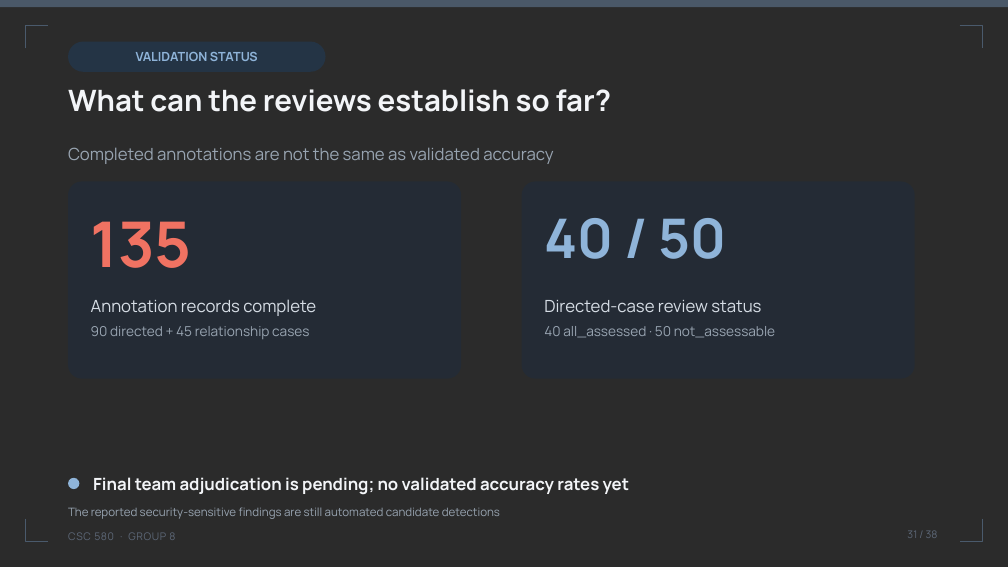
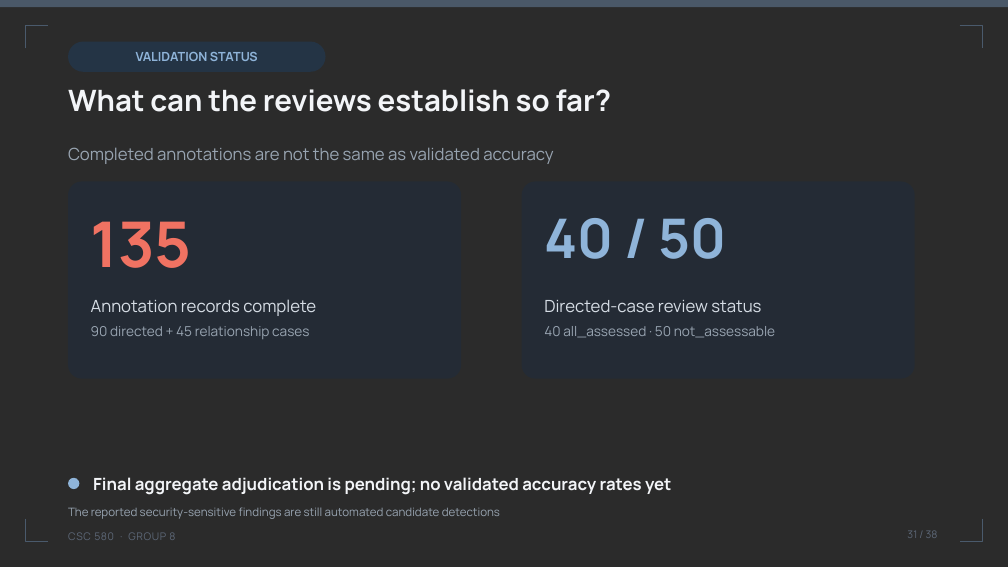
Before and after one commit to umdnp/csc580-project8, a slide deck: slide 31 of docs/group8_final_presentation.pptx. Drawn at 1008x567 pixels with LibreOffice and Linux fonts; fonts in the diff are those of the drawing; background and template pictures are left out; a plain dark background stands for a picture behind light text. Boxes give left, top, right and bottom in pixels: in the first picture for what was removed or moved away, otherwise in the second. Text is boxed around its words. In the diff, an @@ line names an element or a change of style, - is before the commit and + after.

Commit message:
correct adjudication claims

```diff
--- a/docs/group8_final_presentation.pptx
+++ b/docs/group8_final_presentation.pptx
@@ text at (x1=93, y1=477, x2=671, y2=495): text changed @@
-Final team adjudication is pending; no validated accuracy rates yet
+Final aggregate adjudication is pending; no validated accuracy rates yet
```
Also in this commit, not shown: 8 other slides changed, 9 other files.
